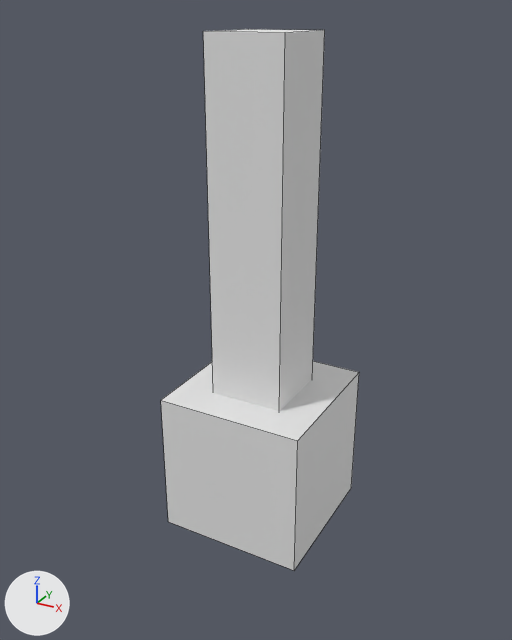
Two versions of the Blender file data/robots/artillery.blend, one commit apart.
Rendered twice from a 50 mm camera at (2.02, -3.77, 3.36) aimed at (-0.02, -0.07, 1.51). The axes (+X, +Y, +Z) are drawn at lower left. The lights are the same throughout. Mesh edges are drawn as thin lines.

Script lines for the objects in view, before the commit:
```python
me_cube = bpy.data.meshes.new('Cube')
me_cube.from_pydata(...)  # a box spanning x -0.25..0.25, y -0.25..0.25, z 0.0..2.0
me_cube.materials.append(mat_material)  # white #e7e7e7
me_cube_001 = bpy.data.meshes.new('Cube.001')
me_cube_001.from_pydata(...)  # a box spanning x -1.0..1.0, y -1.0..1.0, z -1.0..1.0
ob_artillery_base = bpy.data.objects.new('Artillery_Base', me_cube_001)
ob_artillery_base.location = (0.0, 0.0, 0.5)
ob_artillery_base.scale = (0.5, 0.5, 0.5)
ob_cannon = bpy.data.objects.new('Cannon', me_cube)
ob_cannon.location = (0.0, 0.0, 0.75)
ob_cannon.scale = (1.0, 1.0, 1.25)
```
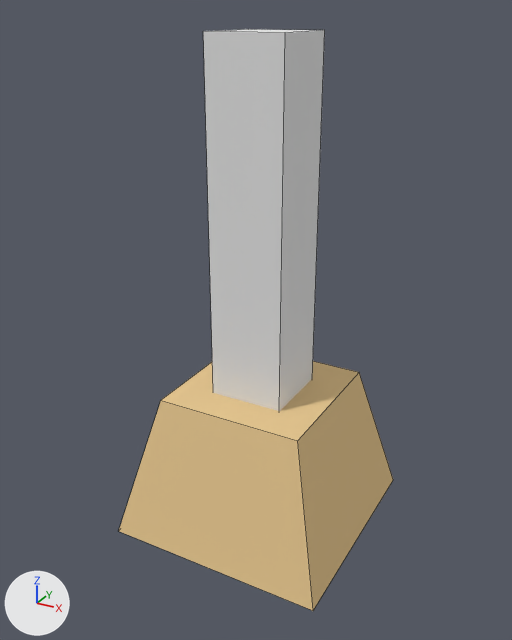
The change, as a list of edits to the scene's bpy script:
```text
Add mat_material_001:
    mat_material_001 = diffuse_material('Material.001')
    mat_material_001.base_color = (0.8, 0.577, 0.285)  # beige #e7c891
Change me_cube_001:
    where me_cube_001.from_pydata(...)  # 8 vertices, 6 faces; spans x -1.0..1.0, y -1.0..1.0, z -1.0..1.0
    used by ob_artillery_base; location = (0.0, 0.0, 0.5); scale = (0.5, 0.5, 0.5)
    me_cube_001 part 1
    me_cube_001.vertices[0].co: (-1.0, -1.0, -1.0) -> (-1.5, -1.5, -1.0)  # pixel (168, 521) -> pixel (118, 531)
    me_cube_001.vertices[1].co: (-1.0, 1.0, -1.0) -> (-1.5, 1.5, -1.0)
    me_cube_001.vertices[2].co: (1.0, 1.0, -1.0) -> (1.5, 1.5, -1.0)  # pixel (351, 487) -> pixel (393, 479)
    me_cube_001.vertices[3].co: (1.0, -1.0, -1.0) -> (1.5, -1.5, -1.0)  # pixel (294, 570) -> pixel (313, 610)
    add me_cube_001.materials.append(mat_material_001)  # beige #e7c891
```

Where the change shows, as pixel boxes (x1, y1, x2, y2) in the pictures (512 x 640 px; the box of a moved part takes in the faces that stretch with it):
'Artillery_Base', recoloured, reshaped (white to beige, 38% wider, 20% taller): before (161, 361, 359, 570); after (119, 361, 393, 611)
part 1 of me_cube_001, moved or reshaped: before (161, 373, 359, 570); after (119, 373, 393, 611)
